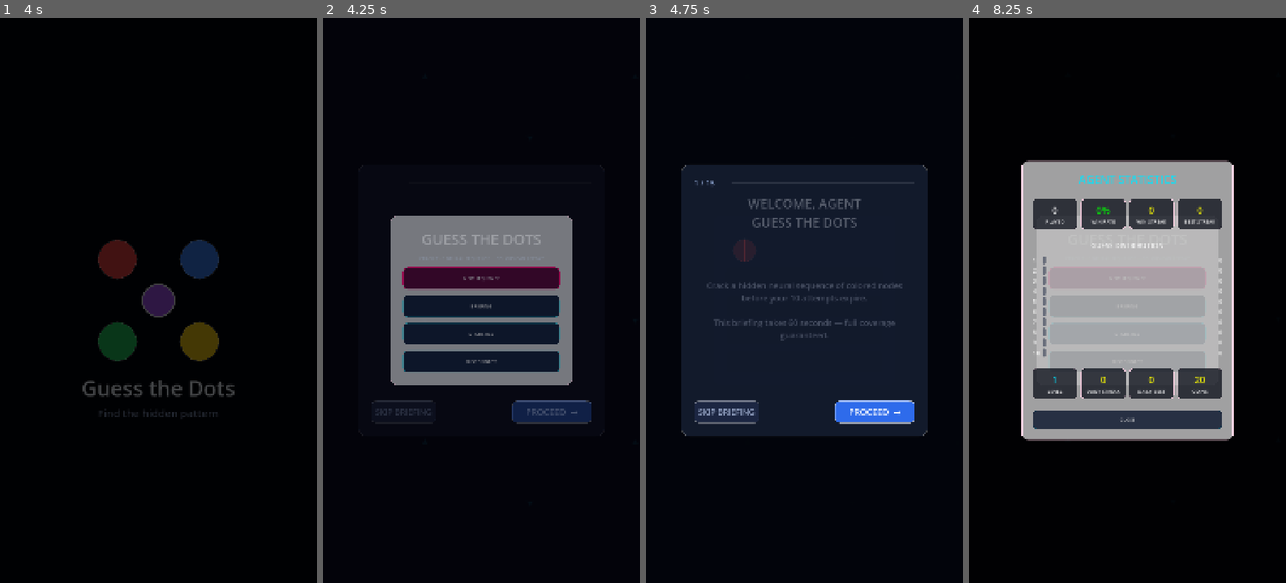
Above: before the commit, frames 1-4 (left to right).
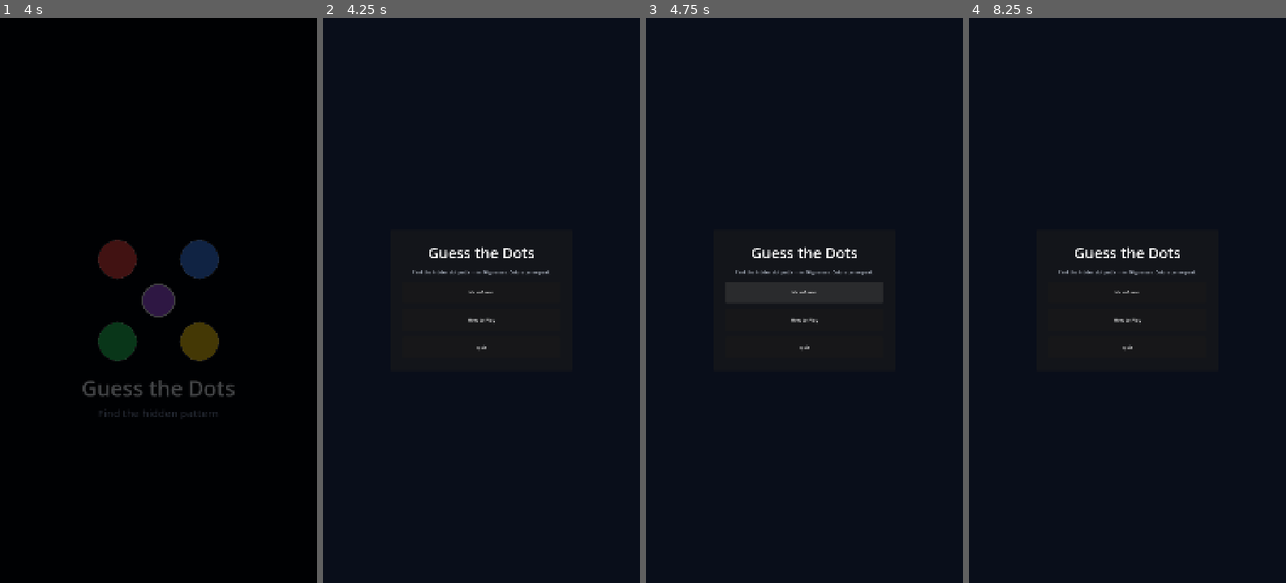
Above: after the commit, the same moments.

Repository: dileepPDK123/Guess_The_Dots
Game: Godot game, scene res://scenes/Splash.tscn
Two runs of this game, one before a commit and one after it. Both use one fixed random seed, a clock stepped at 60 frames per second and the inputs below.
Inputs (mouse positions are in pixels of both pictures, inside the frame that each line leads up to):
- Up to frame 1 (4 s): move the mouse to (228, 272) at 0.52 s; click (228, 272) at 0.67 s; drag from (95, 328) to (142, 413) at 1.27 s; tap Enter at 2 s; move the mouse to (190, 176) at 2.02 s; click (190, 176) at 2.17 s; drag from (142, 413) to (63, 215) at 2.77 s; tap Space at 3.5 s; move the mouse to (253, 385) at 3.52 s; click (253, 385) at 3.67 s
- Up to frame 2 (4.25 s): no input
- Up to frame 3 (4.75 s): click "NEW SEQUENCE" (after the commit: "New Game") at 4.25 s
- Up to frame 4 (8.25 s): click "NEW SEQUENCE" (after the commit: "New Game") at 5 s; click (1048, 413) at 5.75 s, where only the run before the commit has a clickable "SKIP BRIEFING"; click "BRIEFING" (after the commit: "How to Play") at 6.5 s; click (1048, 413) at 7.25 s, where only the run before the commit has a clickable "SKIP BRIEFING"; click (1127, 334) at 8 s, where only the run before the commit has a clickable "STATISTICS"

Frame 1 is identical in both runs. In frame 2, 13% of the frame differs, in the area x 15-85%, y 35-72%; in frame 3, 4.3%; in frame 4, 33%, in the area x 16-84%, y 25-75%.
Error after the commit: Parse Error: Function "_style_cta_button()" not found in base self. (res://scripts/Main.gd:961)

Commit message:
feat: apply pastel theme - white glass helper, CTA button style, remove hex shader background

Diff:
--- a/scripts/Main.gd
+++ b/scripts/Main.gd
@@ -169,7 +169,6 @@
 	# Tutorial
 	tutorial_layer.tutorial_finished.connect(_on_tutorial_finished)
 
-	_apply_hex_background()
 	_build_palette()
 	_build_mode_select()
 
@@ -218,87 +217,71 @@
 		Input.vibrate_handheld(180)
 
 # =============================================================================
-# NEURAL GRID theme
+# Pastel theme
 # =============================================================================
 func _apply_theme() -> void:
-	var t := Theme.new()
-
-	# ── PanelContainer ──────────────────────────────────────────────────────
-	t.set_stylebox("panel", "PanelContainer", _make_panel_style(C_PANEL))
-
-	# ── Button factory ──────────────────────────────────────────────────────
-	var make_btn := func(bg: Color, border_a: float) -> StyleBoxFlat:
-		var s := StyleBoxFlat.new()
-		s.bg_color = bg
-		s.corner_radius_top_left     = 14
-		s.corner_radius_top_right    = 14
-		s.corner_radius_bottom_right = 14
-		s.corner_radius_bottom_left  = 14
-		s.border_width_left   = 1
-		s.border_width_top    = 1
-		s.border_width_right  = 1
-		s.border_width_bottom = 1
-		s.border_color = Color(0.00, 0.90, 1.00, border_a)
-		return s
-
-	t.set_stylebox("normal",   "Button", make_btn.call(Color(0.06, 0.10, 0.19, 1.0), 0.22))
-	t.set_stylebox("hover",    "Button", make_btn.call(Color(0.10, 0.18, 0.32, 1.0), 0.55))
-	t.set_stylebox("pressed",  "Button", make_btn.call(Color(0.03, 0.06, 0.12, 1.0), 0.14))
-	t.set_stylebox("focus",    "Button", make_btn.call(Color(0.06, 0.10, 0.19, 1.0), 0.22))
-	t.set_stylebox("disabled", "Button", make_btn.call(Color(0.04, 0.07, 0.13, 0.50), 0.06))
-	# TODO: update to pastel
-	#t.set_color("font_color",          "Button", C_WHITE)
-	t.set_color("font_hover_color",    "Button", Color(1.00, 1.00, 1.00, 1.00))
-	# TODO: update to pastel
-	#t.set_color("font_pressed_color",  "Button", C_MUTED)
-	t.set_color("font_disabled_color", "Button", Color(0.35, 0.40, 0.52, 0.60))
-
-	# ── CheckButton ─────────────────────────────────────────────────────────
-	# TODO: update to pastel
-	#t.set_color("font_color",       "CheckButton", C_WHITE)
-	t.set_color("font_hover_color", "CheckButton", Color(1.00, 1.00, 1.00, 1.0))
-
-	# ── Label ───────────────────────────────────────────────────────────────
-	# TODO: update to pastel
-	#t.set_color("font_color", "Label", C_WHITE)
-
-	# ── HSeparator ──────────────────────────────────────────────────────────
-	var sep := StyleBoxFlat.new()
-	sep.bg_color = Color(0.00, 0.90, 1.00, 0.12)
-	t.set_stylebox("separator", "HSeparator", sep)
-	t.set_constant("separation", "HSeparator", 2)
-
-	# ── ScrollContainer ─────────────────────────────────────────────────────
-	t.set_stylebox("panel", "ScrollContainer", StyleBoxEmpty.new())
-
-	self.theme = t
-
-	# Haptics initial state
-	haptics_toggle.button_pressed = haptics_enabled
-	haptics_toggle.text = "ON" if haptics_enabled else "OFF"
-
-	# Style the submit button as a magenta CTA
-	_style_cta_button(submit_button)
-	_style_cta_button(new_game_button)
-
-func _style_cta_button(btn: Button) -> void:
-	var make_cta := func(bg: Color, border_a: float) -> StyleBoxFlat:
-		var s := StyleBoxFlat.new()
-		s.bg_color = bg
-		s.corner_radius_top_left     = 14
-		s.corner_radius_top_right    = 14
-		s.corner_radius_bottom_right = 14
-		s.corner_radius_bottom_left  = 14
-		s.border_width_left   = 1
-		s.border_width_top    = 1
-		s.border_width_right  = 1
-		s.border_width_bottom = 1
-		s.border_color = Color(1.00, 0.00, 0.43, border_a)
-		return s
-	btn.add_theme_stylebox_override("normal",  make_cta.call(Color(0.30, 0.00, 0.18, 1.0), 0.70))
-	btn.add_theme_stylebox_override("hover",   make_cta.call(Color(0.45, 0.00, 0.27, 1.0), 0.90))
-	btn.add_theme_stylebox_override("pressed", make_cta.call(Color(0.18, 0.00, 0.11, 1.0), 0.50))
-	btn.add_theme_stylebox_override("focus",   make_cta.call(Color(0.30, 0.00, 0.18, 1.0), 0.70))
+	# Background: pastel gradient via a full-screen ColorRect
+	if not has_node("BgRect"):
+		var bg := ColorRect.new()
+		bg.name = "BgRect"
+		bg.set_anchors_and_offsets_preset(Control.PRESET_FULL_RECT)
+		# Use top color as solid fill; true gradient requires GradientTexture2D
+		bg.color = C_BG_TOP
+		add_child(bg)
+		move_child(bg, 0)
+	else:
+		($BgRect as ColorRect).color = C_BG_TOP
+
+	# Style submit button as CTA (pink gradient approximated with solid fill)
+	var cta_style := StyleBoxFlat.new()
+	cta_style.bg_color = C_CTA_FROM
+	cta_style.corner_radius_top_left    = 14
+	cta_style.corner_radius_top_right   = 14
+	cta_style.corner_radius_bottom_left  = 14
+	cta_style.corner_radius_bottom_right = 14
+	cta_style.shadow_color = Color(0.957, 0.447, 0.714, 0.35)
+	cta_style.shadow_size  = 14
+	submit_button.add_theme_stylebox_override("normal", cta_style)
+	submit_button.add_theme_color_override("font_color", Color.WHITE)
+
+	# Secondary button style for clear/undo/hint
+	var sec_style := StyleBoxFlat.new()
+	sec_style.bg_color = Color(1.0, 1.0, 1.0, 0.75)
+	sec_style.border_color = Color(0.980, 0.659, 0.831, 0.3)
+	sec_style.border_width_left   = 1
+	sec_style.border_width_right  = 1
+	sec_style.border_width_top    = 1
+	sec_style.border_width_bottom = 1
+	sec_style.corner_radius_top_left    = 10
+	sec_style.corner_radius_top_right   = 10
+	sec_style.corner_radius_bottom_left  = 10
+	sec_style.corner_radius_bottom_right = 10
+	for btn in [clear_button, undo_button, hint_button]:
+		btn.add_theme_stylebox_override("normal", sec_style.duplicate())
+		btn.add_theme_color_override("font_color", C_TEXT_ACTION)
+
+	# Text colors
+	for lbl in [round_info_label, guess_counter_label, header_title_label]:
+		lbl.add_theme_color_override("font_color", C_TEXT_PRIMARY)
+	status_label.add_theme_color_override("font_color", C_TEXT_SECONDARY)
+
+func _style_panel_glass(panel: PanelContainer) -> void:
+	if panel == null:
+		return
+	var sb := StyleBoxFlat.new()
+	sb.bg_color = C_PANEL
+	sb.border_color = C_PANEL_BORDER
+	sb.border_width_left   = 1
+	sb.border_width_right  = 1
+	sb.border_width_top    = 1
+	sb.border_width_bottom = 1
+	sb.corner_radius_top_left    = 16
+	sb.corner_radius_top_right   = 16
+	sb.corner_radius_bottom_left  = 16
+	sb.corner_radius_bottom_right = 16
+	sb.shadow_color = Color(0.655, 0.447, 0.714, 0.10)
+	sb.shadow_size  = 16
+	panel.add_theme_stylebox_override("panel", sb)
 
 # =============================================================================
 # Vocabulary — rename static labels to NEURAL GRID copy
@@ -1218,17 +1201,6 @@
 		if value != -1:
 			count += 1
 	return count
-
-# =============================================================================
-# Hex grid background
-# =============================================================================
-func _apply_hex_background() -> void:
-	var shader := load("res://shaders/hex_grid.gdshader") as Shader
-	if not shader:
-		return
-	var mat := ShaderMaterial.new()
-	mat.shader = shader
-	$Background.material = mat
 
 # =============================================================================
 # Mode Select overlay
